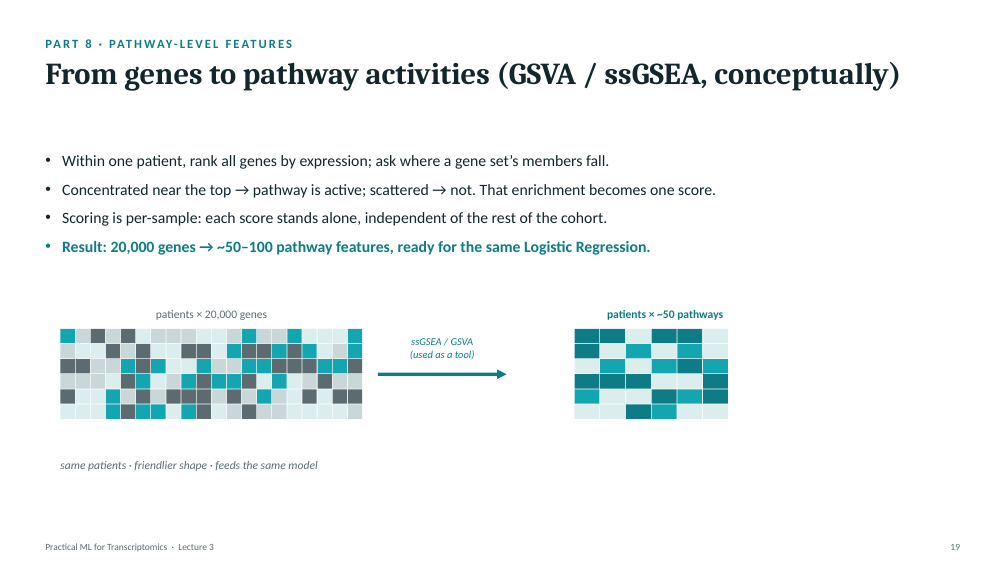
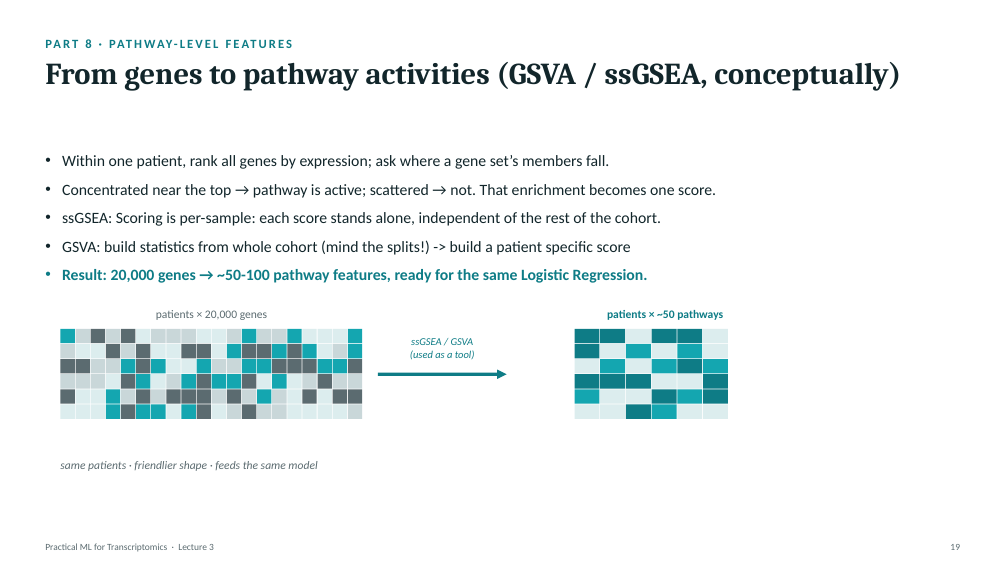
Before and after one commit to zhanyinx/ml26, a slide deck: slide 19 of lessons/lesson03_feature_engineering/theory/slides/Lecture3 - Feature Engineering and Biological Representation.pptx. Drawn at 1008x567 pixels with LibreOffice and Linux fonts; fonts in the diff are those of the drawing. Boxes give left, top, right and bottom in pixels: in the first picture for what was removed or moved away, otherwise in the second. Text is boxed around its words. In the diff, an @@ line names an element or a change of style, - is before the commit and + after.

```diff
--- a/lessons/lesson03_feature_engineering/theory/slides/Lecture3 - Feature Engineering and Biological Representation.pptx
+++ b/lessons/lesson03_feature_engineering/theory/slides/Lecture3 - Feature Engineering and Biological Representation.pptx
@@ text at (62, 212, 661, 283): text changed; text colour #0E7C86 to #12262B; bold off @@
-• Scoring is per-sample: each score stands alone, independent of the rest of the cohort.
-• Result: 20,000 genes → ~50–100 pathway features, ready for the same Logistic Regression.
+• ssGSEA: Scoring is per-sample: each score stands alone, independent of the rest of the cohort.
+• GSVA: build statistics from whole cohort (mind the splits!) -> build a patient specific score
+• Result: 20,000 genes → ~50-100 pathway features, ready for the same Logistic Regression.
```
Also in this commit, not shown: 4 other slides changed.
